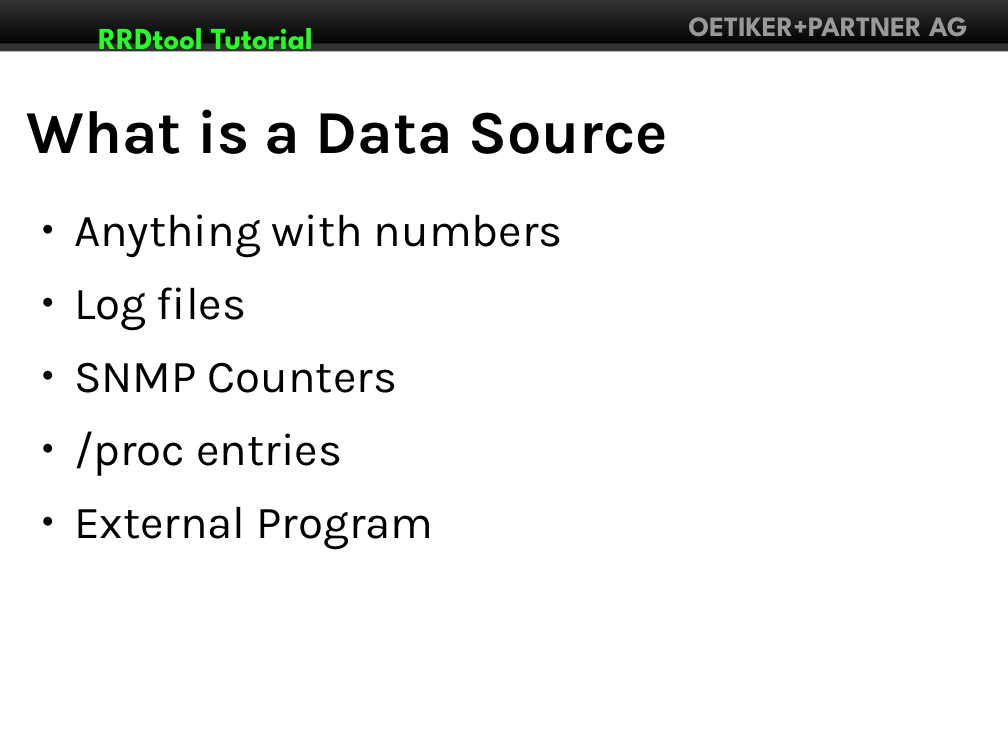
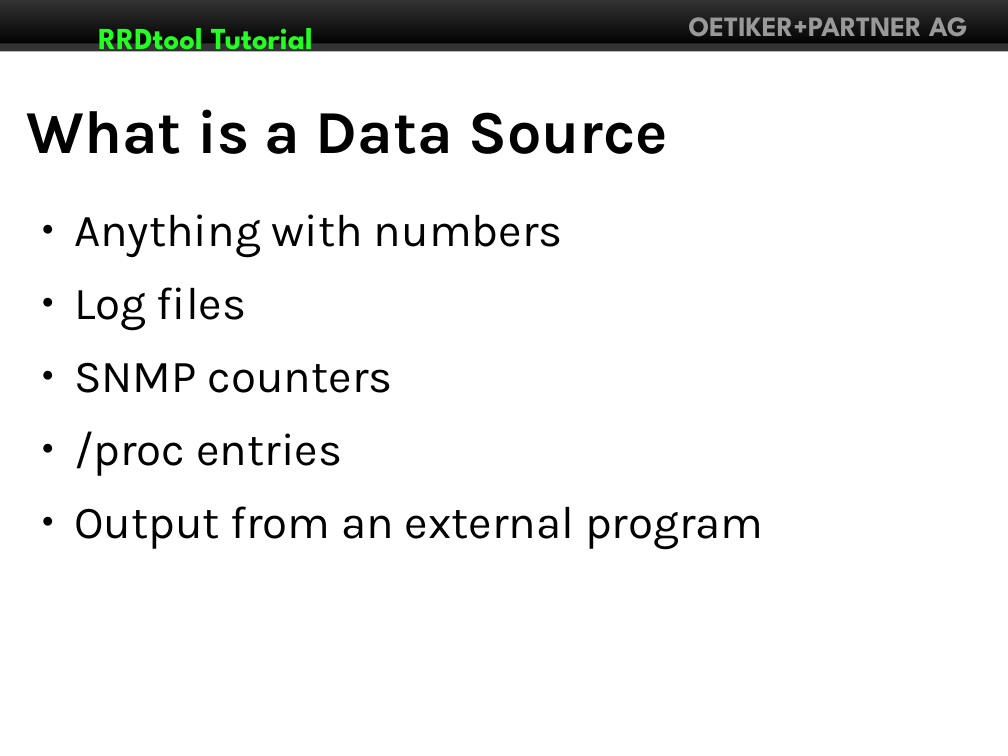
Before and after one commit to Distrotech/rrdtool, a slide deck: slide 8 of tutorial/linuxforum2007/rrdtutorial.odp (slide 7 before the commit). Drawn at 1008x756 pixels with LibreOffice and Linux fonts; fonts in the diff are those of the drawing. Boxes give left, top, right and bottom in pixels: in the first picture for what was removed or moved away, otherwise in the second. Text is boxed around its words. In the diff, an @@ line names an element or a change of style, - is before the commit and + after.

```diff
--- a/tutorial/linuxforum2007/rrdtutorial.odp
+++ b/tutorial/linuxforum2007/rrdtutorial.odp
@@ text at (x1=74, y1=362, x2=393, y2=393): text changed @@
-● SNMP Counters
+● SNMP counters
@@ text at (x1=74, y1=506, x2=763, y2=549): text changed @@
-● External Program
+● Output from an external program
```
Also in this commit, not shown: 5 other slides changed, 1 slide added.
